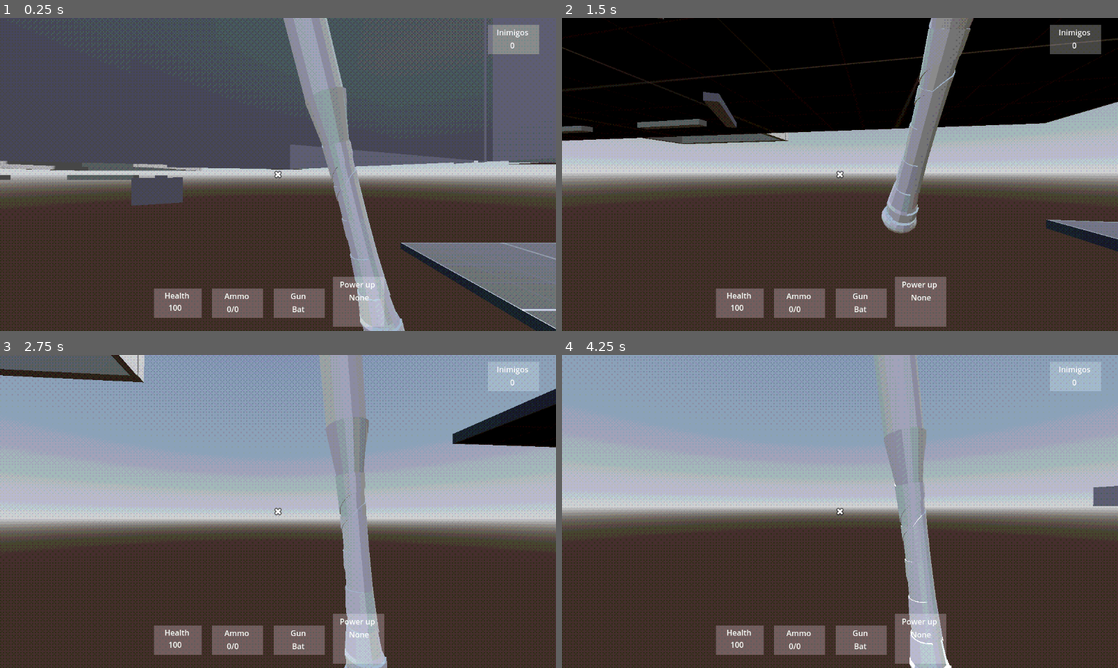
Above: before the commit, frames 1-4 (two rows, left to right).
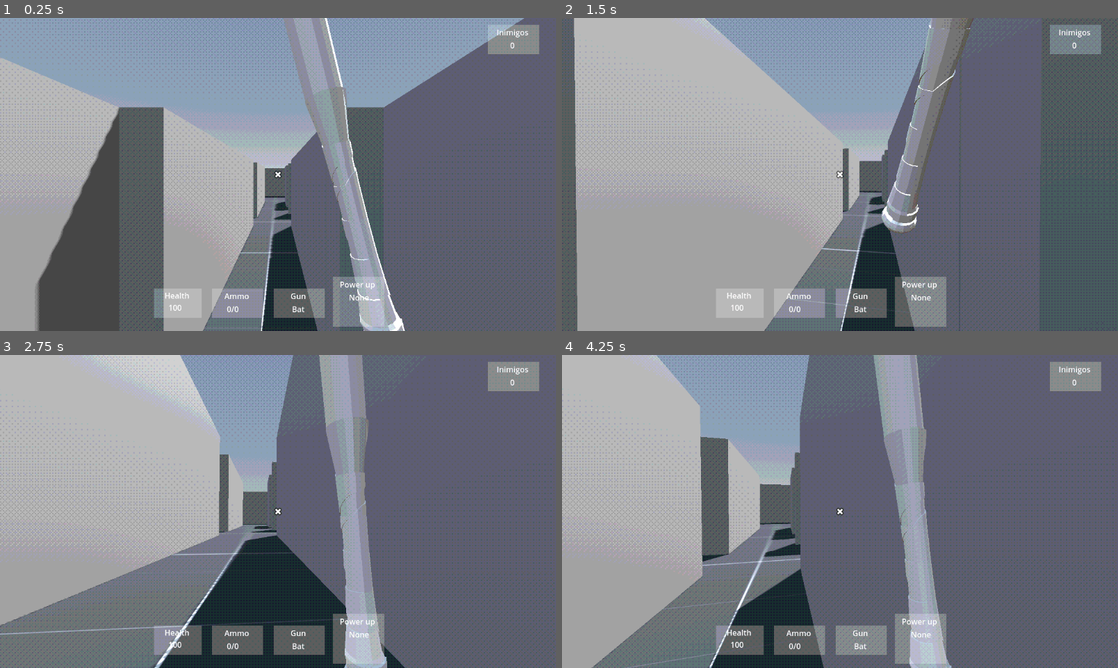
Above: after the commit, the same moments.

Repository: felipepreuss/mnemonic.dream
Game: Godot game, scene res://Scenes/level_5.tscn
The game is run twice, just before and just after one commit, with the same random seed, the same clock (stepped at 60 frames per second) and the same inputs. This scene is started directly instead of the project's main scene. Sound files missing from this copy of the repository are replaced by a short silence.
Inputs (mouse positions are in pixels of both pictures, inside the frame that each line leads up to):
- Up to frame 1 (0.25 s): no input
- Up to frame 2 (1.5 s): move the mouse to (867, 174) at 0.52 s; press the mouse at (867, 174) at 0.53 s; hold W (Forward) from 0.53 s (still down); tap Space (Jump) at 0.77 s; move the mouse to (812, 174) at 1.27 s; release the mouse at (812, 174) at 1.28 s; tap Q (Q) at 1.35 s
- Up to frame 3 (2.75 s): keep holding W (Forward); tap Space (Jump) at 1.52 s; move the mouse to (289, 505) at 2.02 s; tap 0 at 2.1 s
- Up to frame 4 (4.25 s): keep holding W (Forward); move the mouse to (834, 517) at 2.77 s; click (834, 517) at 2.85 s; tap Space (Jump) at 3.02, 3.77 s; move the mouse to (878, 514) at 3.52 s; tap Q (Q) at 3.6 s

The runs differ from the first frame. In frame 1, 72% of the frame differs, in the area x 0-100%, y 0-100%; in frame 2, 88%; in frame 3, 75%; in frame 4, 77%.

Commit message:
level 5 fix
level 5 is now playable and has collision + added pause menu to levels 5 and 6

Diff:
--- a/Scenes/level-6.tscn
+++ b/Scenes/level-6.tscn
@@ -1,6 +1,7 @@
-[gd_scene load_steps=15 format=3 uid="uid://bdhm1re0so86v"]
+[gd_scene load_steps=16 format=3 uid="uid://bdhm1re0so86v"]
 
 [ext_resource type="Material" uid="uid://dgicjbtbf5vt3" path="res://Assets/postprocessing.tres" id="1_dkb5v"]
+[ext_resource type="PackedScene" uid="uid://ddytulff8t04j" path="res://Scenes/pause.tscn" id="1_vl8t7"]
 [ext_resource type="PackedScene" uid="uid://c0q52hnxwbxdo" path="res://Scenes/player.tscn" id="2_bj0im"]
 [ext_resource type="Texture2D" uid="uid://celskfuhqg67w" path="res://Assets/red_texture_01.png" id="3_vl8t7"]
 [ext_resource type="Texture2D" uid="uid://ie0oa1ua1ygk" path="res://Assets/orange_texture_08.png" id="4_dwax7"]
@@ -38,6 +39,8 @@
 
 [node name="Node3D" type="Node3D"]
 
+[node name="Pause" parent="." instance=ExtResource("1_vl8t7")]
+
 [node name="SubViewportContainer" type="SubViewportContainer" parent="."]
 material = ExtResource("1_dkb5v")
 offset_right = 1152.0
--- a/Scenes/level_5.tscn
+++ b/Scenes/level_5.tscn
@@ -1,6 +1,7 @@
-[gd_scene load_steps=8 format=3 uid="uid://ddbgdj4laknmg"]
+[gd_scene load_steps=9 format=3 uid="uid://ddbgdj4laknmg"]
 
 [ext_resource type="Material" uid="uid://dgicjbtbf5vt3" path="res://Assets/postprocessing.tres" id="1_hvaeu"]
+[ext_resource type="PackedScene" uid="uid://ddytulff8t04j" path="res://Scenes/pause.tscn" id="1_ip5ew"]
 [ext_resource type="PackedScene" uid="uid://c0q52hnxwbxdo" path="res://Scenes/player.tscn" id="2_ihmlp"]
 [ext_resource type="Texture2D" uid="uid://ssn0md5wcp36" path="res://Assets/dark_texture_01.png" id="2_ip5ew"]
 
@@ -21,6 +22,8 @@
 uv1_scale = Vector3(3, 3, 3)
 
 [node name="Node3D" type="Node3D"]
+
+[node name="Pause" parent="." instance=ExtResource("1_ip5ew")]
 
 [node name="SubViewportContainer" type="SubViewportContainer" parent="."]
 material = ExtResource("1_hvaeu")
@@ -35,7 +38,7 @@
 render_target_update_mode = 4
 
 [node name="player" parent="SubViewportContainer/SubViewport" instance=ExtResource("2_ihmlp")]
-transform = Transform3D(1, 0, 0, 0, 1, 0, 0, 0, 1, 109.53, -23.561, -26.2646)
+transform = Transform3D(1, 0, 0, 0, 1, 0, 0, 0, 1, 87.8267, -14.6276, 16.9831)
 
 [node name="WorldEnvironment" type="WorldEnvironment" parent="SubViewportContainer/SubViewport"]
 environment = SubResource("Environment_hproo")
@@ -46,15 +49,16 @@
 
 [node name="CSGCombiner3D" type="CSGCombiner3D" parent="SubViewportContainer/SubViewport"]
 transform = Transform3D(0.75, 0, 0, 0, 0.75, 0, 0, 0, 0.75, 0, 0, 0)
+use_collision = true
 
 [node name="Floor" type="CSGBox3D" parent="SubViewportContainer/SubViewport/CSGCombiner3D"]
-transform = Transform3D(1, 0, 0, 0, 1, 0, 0, 0, 1, 115.941, -28.7967, -18.5699)
-use_collision = true
-size = Vector3(100, 1, 100)
+transform = Transform3D(1, 0, 0, 0, 1, 0, 0, 0, 1, 115.941, -28.7967, -24.6026)
+use_collision = true
+size = Vector3(100, 1, 112.065)
 material = SubResource("StandardMaterial3D_hproo")
 
 [node name="Floor2" type="CSGBox3D" parent="SubViewportContainer/SubViewport/CSGCombiner3D"]
-transform = Transform3D(1, 0, 0, 0, 1, 0, 0, 0, 1, 216.205, -40.931, -18.5699)
+transform = Transform3D(1, 0, 0, 0, 1, 0, 0, 0, 1, 215.719, -28.8133, -18.5699)
 use_collision = true
 size = Vector3(100, 1, 100)
 material = SubResource("StandardMaterial3D_hproo")
@@ -126,19 +130,19 @@
 material = SubResource("StandardMaterial3D_hproo")
 
 [node name="platform" type="CSGBox3D" parent="SubViewportContainer/SubViewport/CSGCombiner3D"]
-transform = Transform3D(1, 0, 0, 0, 1, 0, 0, 0, 1, 117.198, -18.014, 21.458)
+transform = Transform3D(1, 0, 0, 0, 1, 0, 0, 0, 1, 117.198, -21.3991, 21.458)
 size = Vector3(5, 1, 5)
 
 [node name="platform21" type="CSGBox3D" parent="SubViewportContainer/SubViewport/CSGCombiner3D"]
-transform = Transform3D(1, 0, 0, 0, 1, 0, 0, 0, 1, 178.784, -19.1724, -27.9041)
+transform = Transform3D(1, 0, 0, 0, 1, 0, 0, 0, 1, 178.784, -24.7267, -27.9041)
 size = Vector3(10.848, 1, 9.80652)
 
 [node name="platform22" type="CSGBox3D" parent="SubViewportContainer/SubViewport/CSGCombiner3D"]
-transform = Transform3D(1, 0, 0, 0, 1, 0, 0, 0, 1, 199.447, -19.1724, -39.6795)
+transform = Transform3D(1, 0, 0, 0, 1, 0, 0, 0, 1, 199.447, -22.1017, -39.6795)
 size = Vector3(10.848, 1, 9.80652)
 
 [node name="platform23" type="CSGBox3D" parent="SubViewportContainer/SubViewport/CSGCombiner3D"]
-transform = Transform3D(1, 0, 0, 0, 1, 0, 0, 0, 1, 215.236, -19.1724, -28.2746)
+transform = Transform3D(1, 0, 0, 0, 1, 0, 0, 0, 1, 215.236, -21.1273, -28.2746)
 size = Vector3(10.848, 1, 9.80652)
 
 [node name="platform2" type="CSGBox3D" parent="SubViewportContainer/SubViewport/CSGCombiner3D"]
@@ -434,5 +438,5 @@
 size = Vector3(1, 14.107, 19.8556)
 
 [node name="room3_wall17" type="CSGBox3D" parent="SubViewportContainer/SubViewport/CSGCombiner3D"]
-transform = Transform3D(0.99925, 0, 0.0387192, 0, 1, 0, -0.0387192, 0, 0.99925, 502.49, -69.3081, 34.0524)
-size = Vector3(1, 14.107, 19.8556)
+transform = Transform3D(0.99925, 0, 0.0387192, 0, 1, 0, -0.0387192, 0, 0.99925, 502.661, -67.7154, 33.2281)
+size = Vector3(1, 14.107, 19.8556)
